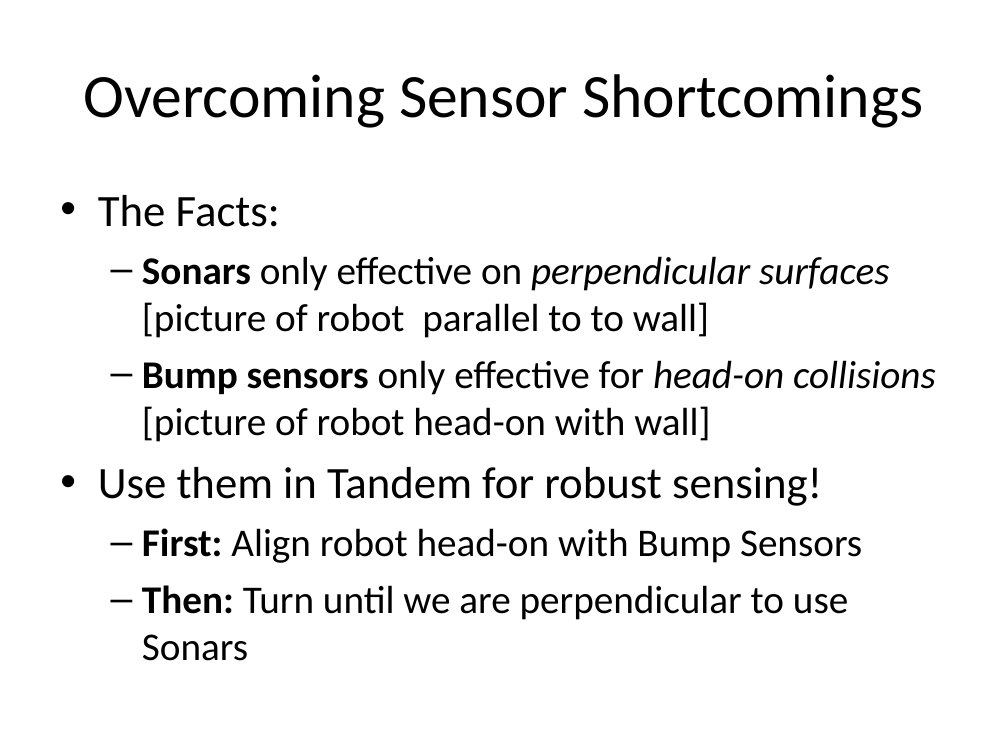
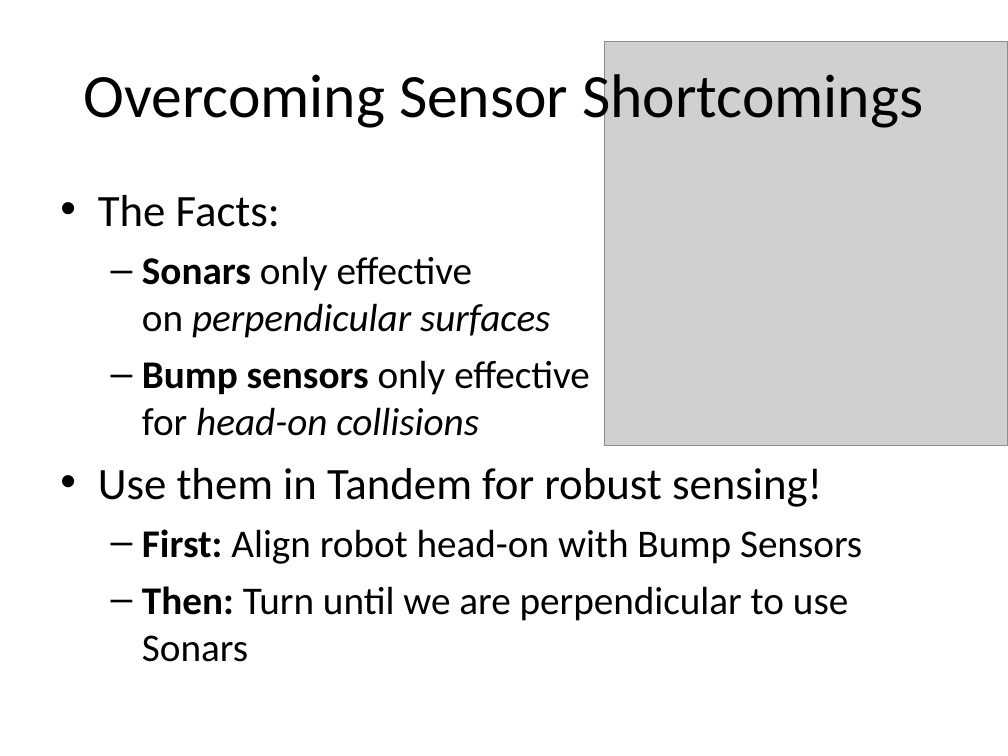
Before and after one commit to nforrester/6.141_labs, a slide deck: slide 4 of Other/Lab5/Lab 5.ppt. Drawn at 1008x756 pixels with LibreOffice and Linux fonts; fonts in the diff are those of the drawing; grey boxes stand for pictures. Boxes give left, top, right and bottom in pixels: in the first picture for what was removed or moved away, otherwise in the second. Text is boxed around its words. In the diff, an @@ line names an element or a change of style, - is before the commit and + after.

```diff
--- a/Other/Lab5/Lab 5.ppt
+++ b/Other/Lab5/Lab 5.ppt
@@ text "Overcoming Sensor Shortcomings" rewrapped from (83, 74, 923, 128) to (83, 66, 923, 132) @@
@@ picture added at (605, 42, 1008, 446) @@
@@ text at (142, 256, 590, 436): text changed @@
-  – Sonars only effective on perpendicular surfaces
-    [picture of robot parallel to to wall]
-  – Bump sensors only effective for head-on collisions
-    [picture of robot head-on with wall]
+  – Sonars only effective
+    on perpendicular surfaces
+  – Bump sensors only effective
+    for head-on collisions
```
Also in this commit, not shown: 8 other slides changed, 4 slides added, 1 slide removed, 13 other files.
